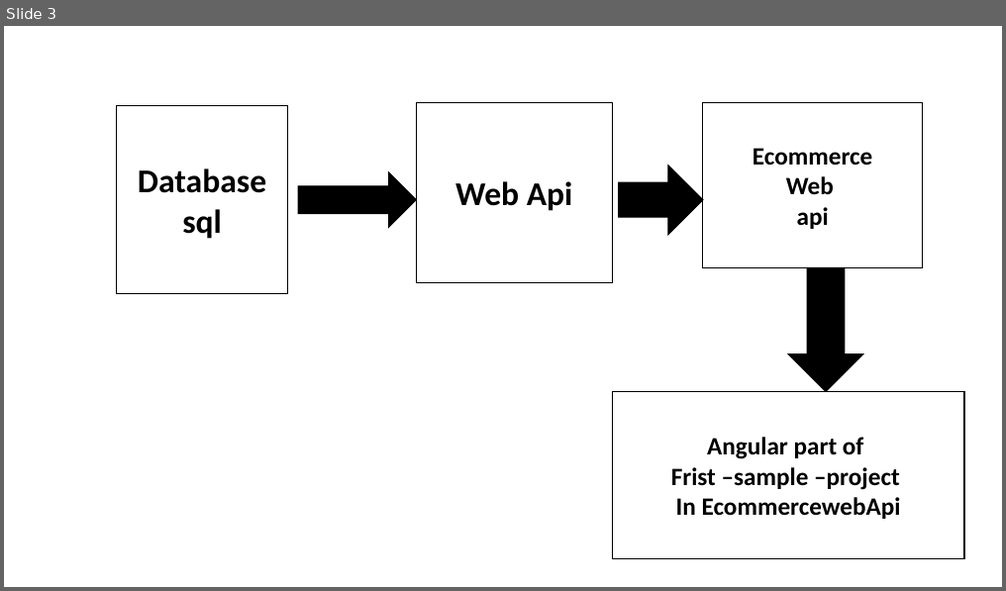
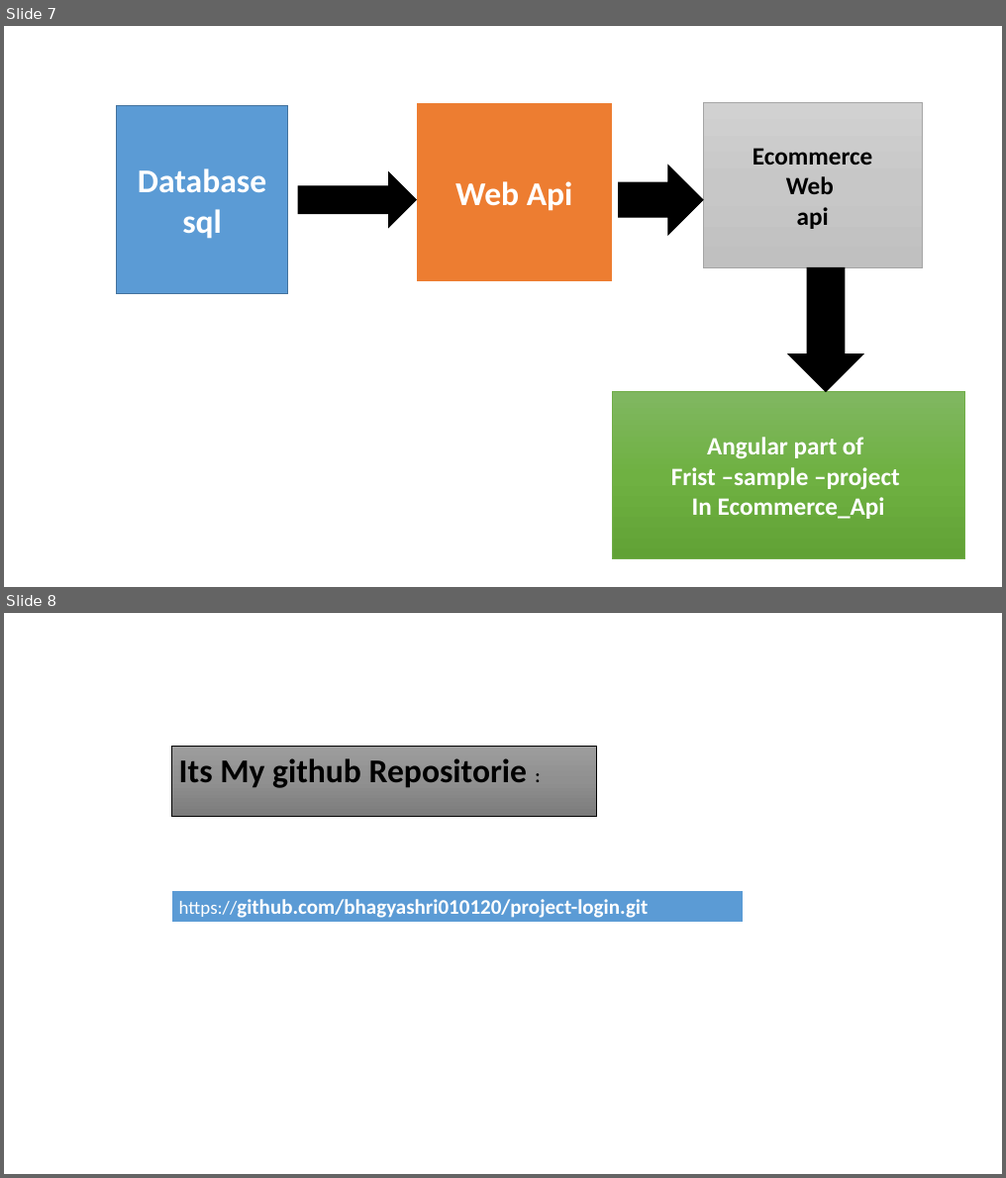
Before and after one commit to bhagyashri010120/project-login, a slide deck: Project of sprint 1.pptx. Shown one above the other, each under a label of ours: slide 3 before the commit, slides 7 and 8 after it. The pictures are 1006x591 and 1006x1178 pixels, drawn with LibreOffice and Linux fonts; fonts in the diff are those of the drawing. Boxes give left, top, right and bottom in pixels: in the first picture for what was removed or moved away, otherwise in the second. Text is boxed around its words. In the diff, an @@ line names an element or a change of style, - is before the commit and + after.

```diff
--- a/Project of sprint 1.pptx
+++ b/Project of sprint 1.pptx
@@ slide 8 added at [4,613,1002,1174], background #FFFFFF @@
@@ rectangle added at [171,746,597,816], fill gradient #9D9D9D to #909090 to #7C7C7C, outline #000000 0.5 pt, 32 pt, text #000000, bold @@
+Its My github Repositorie :
@@ rectangle added at [171,890,744,923], fill #5B9BD5, outline #FFFFFF 1.5 pt, 20 pt, text #FFFFFF, bold @@
+https://github.com/bhagyashri010120/project-login.git
@@ what was slide 3 is now slide 7 @@
@@ slide 7 changed as well @@
@@ rectangle "Database" at [116,106,288,294]: text colour #000000 to #FFFFFF; fill #FFFFFF to #5B9BD5; outline #000000 1 pt to #43739E 1 pt @@
@@ rectangle "Web Api" at [417,102,613,282]: text colour #000000 to #FFFFFF; fill #FFFFFF to #ED7D31; outline #000000 1 pt to #FFFFFF 1.5 pt @@
@@ rectangle "Ecommerce" at [703,102,923,268]: fill #FFFFFF to gradient #D2D2D2 to #C8C8C8 to #C0C0C0; outline #000000 1 pt to #A5A5A5 0.5 pt @@
@@ rectangle "Angular part of" at [613,392,964,560]: fill #FFFFFF to gradient #81B861 to #6FB242 to #62A336; outline #000000 1 pt to #70AD47 0.5 pt @@
@@ text in rectangle at [671,437,900,489]: text colour #000000 to #FFFFFF in "Angular part of", "Frist –sample –project" @@
@@ text in rectangle at [692,497,885,519]: text changed; text colour #000000 to #FFFFFF @@
-In EcommercewebApi
+In Ecommerce_Api
```
Also in this commit, not shown: 2 other slides changed, 6 other slides added, 2 slides removed.
